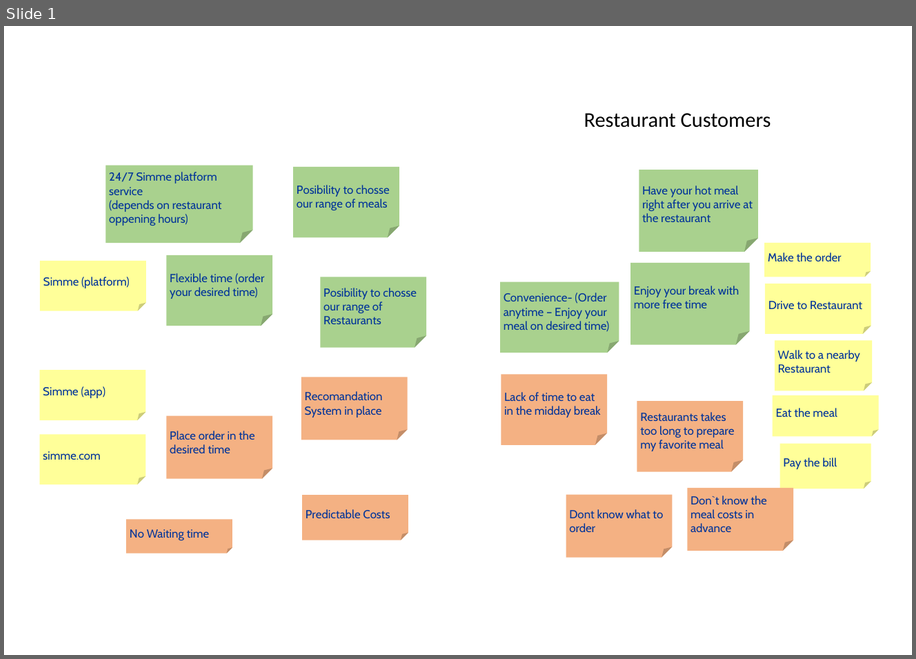
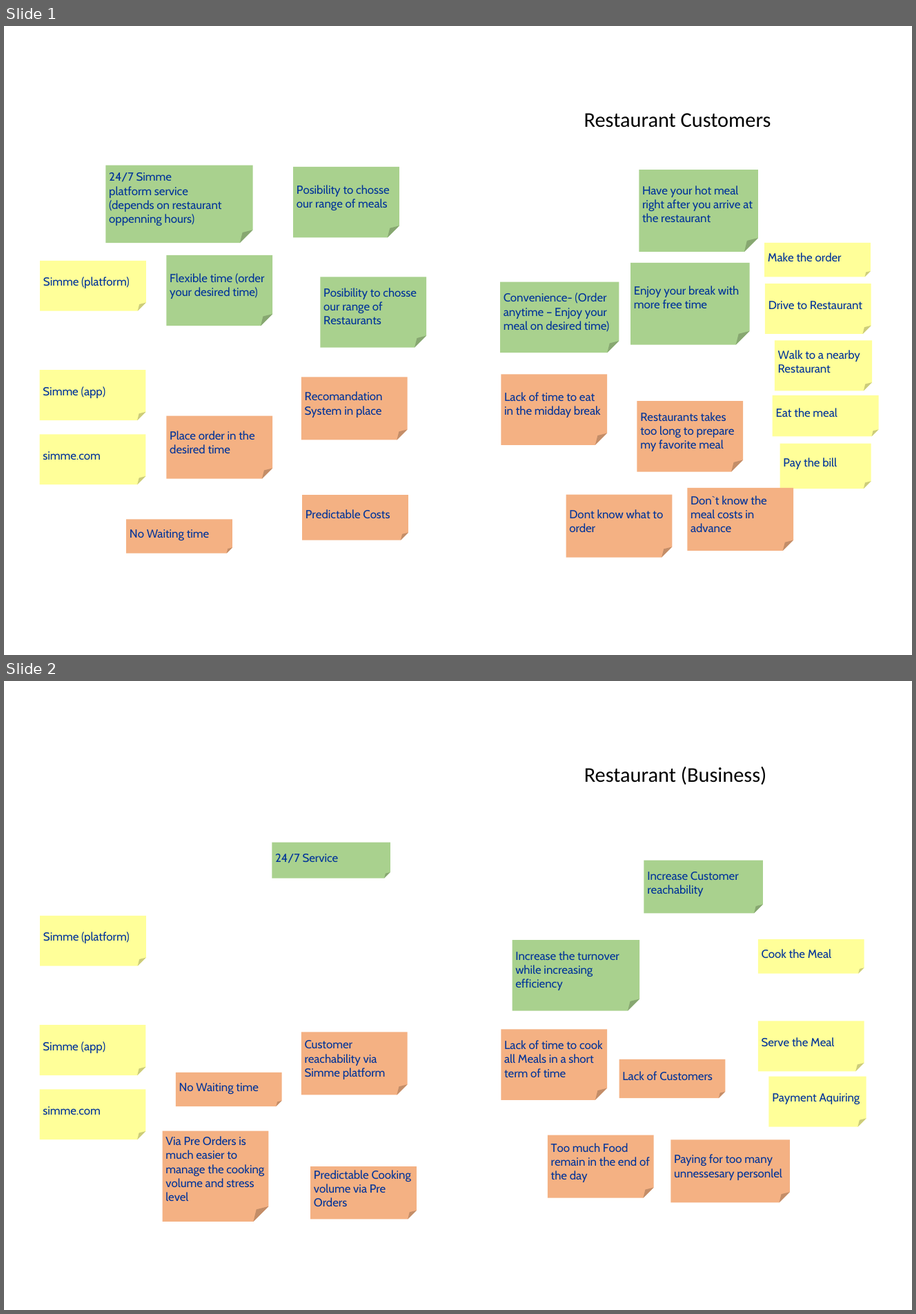
Before and after one commit to DigiBP/DigiBP-SIMME, a slide deck: documents/Value_Proposition_Canvas.pptx. Shown one above the other, each under a label of ours: slide 1 before the commit, slides 1 and 2 after it. The pictures are 916x659 and 916x1314 pixels, drawn with LibreOffice and Linux fonts; fonts in the diff are those of the drawing; background and template pictures are left out. Boxes give left, top, right and bottom in pixels: in the first picture for what was removed or moved away, otherwise in the second. Text is boxed around its words. In the diff, an @@ line names an element or a change of style, - is before the commit and + after.

Commit message:
Value Proposition Updated

```diff
--- a/documents/Value_Proposition_Canvas.pptx
+++ b/documents/Value_Proposition_Canvas.pptx
@@ slide 2 added at [4,681,912,1310], background picture (left out) @@
@@ text added at [584,767,767,784], 18 pt, text #000000 @@
+Restaurant (Business)
@@ folded corner added at [272,842,390,878], fill #A9D18E, 10 pt, text #003399 @@
+24/7 Service
@@ folded corner added at [644,860,764,914], fill #A9D18E, 10 pt, text #003399 @@
+Increase Customer reachability
@@ folded corner added at [40,916,147,966], fill #FFFF99, 10 pt, text #003399 @@
+Simme (platform)
@@ folded corner added at [512,940,639,1011], fill #A9D18E, 10 pt, text #003399 @@
+Increase the turnover while increasing efficiency
@@ folded corner added at [759,939,865,974], fill #FFFF99, 10 pt, text #003399 @@
+Cook the Meal
@@ folded corner added at [40,1025,147,1075], fill #FFFF99, 10 pt, text #003399 @@
+Simme (app)
@@ folded corner added at [301,1032,408,1095], fill #F4B183, 10 pt, text #003399 @@
+Customer reachability via Simme platform
@@ folded corner added at [501,1029,608,1099], fill #F4B183, 10 pt, text #003399 @@
+Lack of time to cook all Meals in a short term of time
@@ folded corner added at [759,1020,865,1071], fill #FFFF99, 10 pt, text #003399 @@
+Serve the Meal
@@ folded corner added at [176,1072,282,1107], fill #F4B183, 10 pt, text #003399 @@
+No Waiting time
@@ folded corner added at [619,1059,726,1098], fill #F4B183, 10 pt, text #003399 @@
+Lack of Customers
@@ folded corner added at [40,1089,147,1140], fill #FFFF99, 10 pt, text #003399 @@
+simme.com
@@ folded corner added at [769,1077,866,1127], fill #FFFF99, 10 pt, text #003399 @@
+Payment Aquiring
@@ folded corner added at [163,1130,269,1221], fill #F4B183, 10 pt, text #003399 @@
+Via Pre Orders is much easier to manage the cooking volume and stress level
@@ folded corner added at [548,1136,655,1199], fill #F4B183, 10 pt, text #003399 @@
+Too much Food remain in the end of the day
@@ folded corner added at [671,1140,791,1203], fill #F4B183, 10 pt, text #003399 @@
+Paying for too many unnessesary personlel
@@ folded corner added at [311,1167,417,1219], fill #F4B183, 10 pt, text #003399 @@
+Predictable Cooking volume via Pre Orders
@@ slide 1 changed as well @@
@@ text in folded corner at [109,200,222,225]: text changed @@
-(depends on restaurant oppening hours)
+(depends on restaurant oppenning hours)
```
